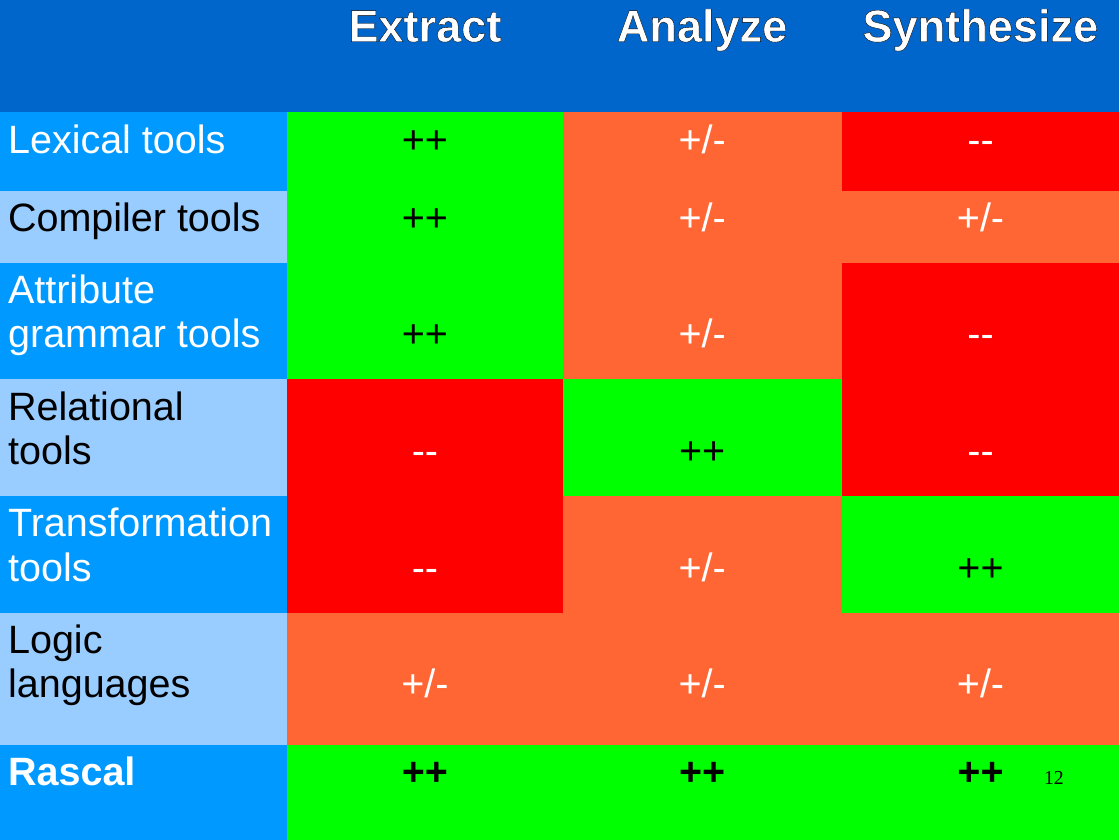
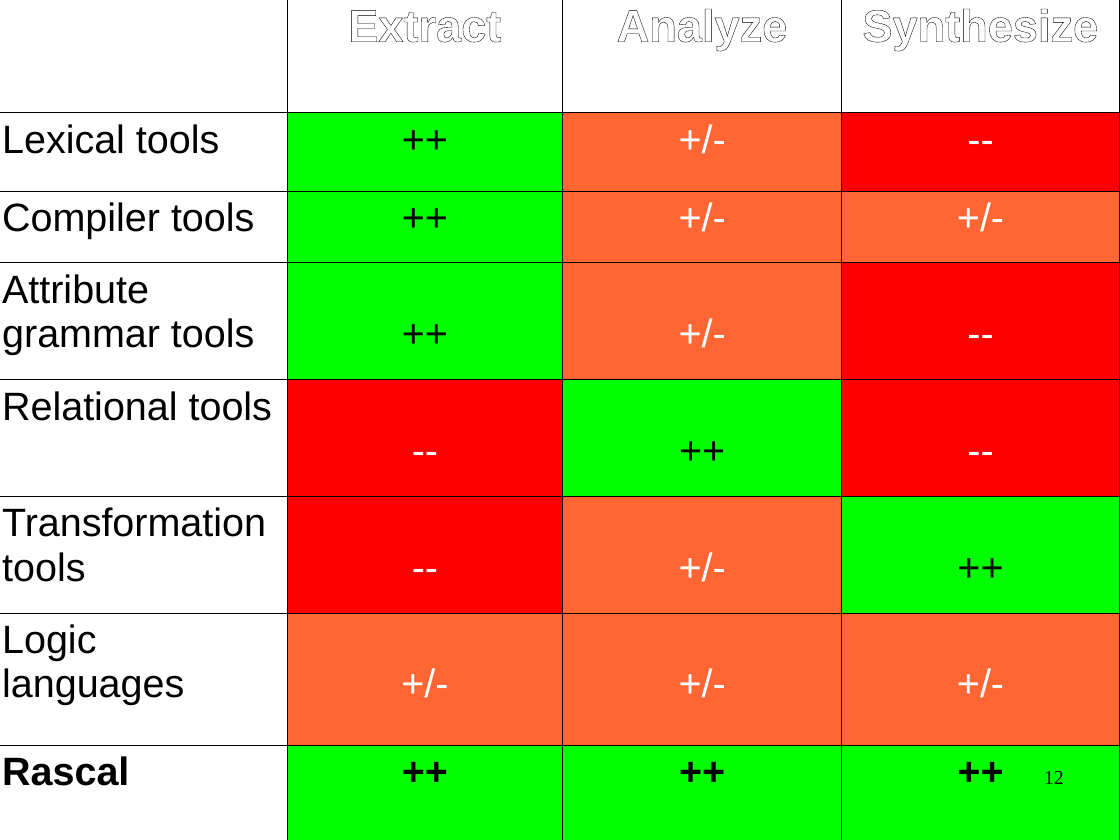
Before and after one commit to cwi-swat/meta-environment, a slide deck: slide 12 of meta-doc/analysis/rascal-slides/rascal-slides.odp. Drawn at 1120x840 pixels with LibreOffice and Linux fonts; fonts in the diff are those of the drawing; background and template pictures are left out. Boxes give left, top, right and bottom in pixels: in the first picture for what was removed or moved away, otherwise in the second. Text is boxed around its words. In the diff, an @@ line names an element or a change of style, - is before the commit and + after.

```diff
--- a/meta-doc/analysis/rascal-slides/rascal-slides.odp
+++ b/meta-doc/analysis/rascal-slides/rascal-slides.odp
@@ table at (0,0,1118,840) @@
@@ fill #0066CC to none in 3 cells @@
@@ fill #0099FF to none in 4 cells @@
@@ fill #99CCFF to none in 3 cells @@
@@ text colour #FFFFFF to #000000 in "Lexical tools", "Attribute grammar tools", "Transformation tools", "Rascal" @@
@@ borders changed @@
```
Also in this commit, not shown: 22 other slides changed, 11 slides added, 6 slides removed, 1 other file.
